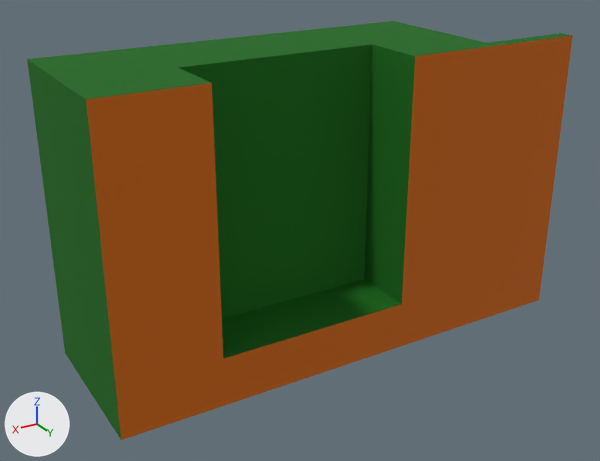
Two versions of the COLLADA model vr/objetos/p163a1.dae, one commit apart.
Rendered twice from a camera (50 mm lens) standing at (38.3, 58.9, 29.7) and looking at (-1.6, -7.7, -3.6). Lighting does not change. The marker at lower left points along +X, +Y and +Z. The first picture is the older version. Where no turn or scale is listed for an object, it has been applied to the vertices.

Objects in the first picture: 'group_0'.
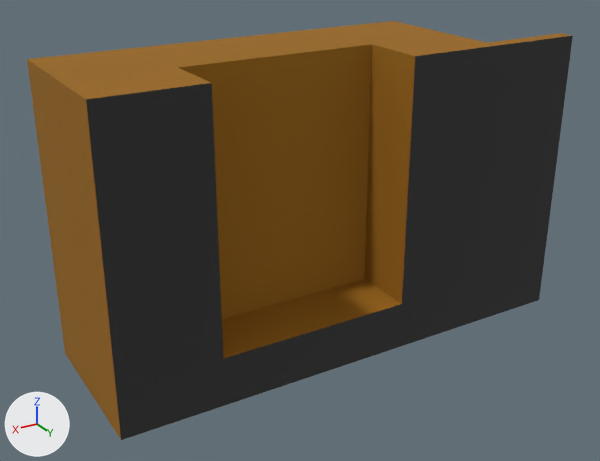
Pixel boxes (x1, y1, x2, y2) of what changed, in the pictures (600 x 461 px):
'group_0', recoloured: (27, 21, 573, 440) in both

The edits, one by one:
Material '__Color_G08_1' (mat_color_g08_1) changes colour from dark green #006600 to brown #996600; in linear values from (0.0, 0.133, 0.0) to (0.319, 0.133, 0.0).
Material 'Color_C06' (mat_color_c06) changes colour from orange #cc6600 to dark grey #333333; in linear values from (0.604, 0.133, 0.0) to (0.0331, 0.0331, 0.0331).
